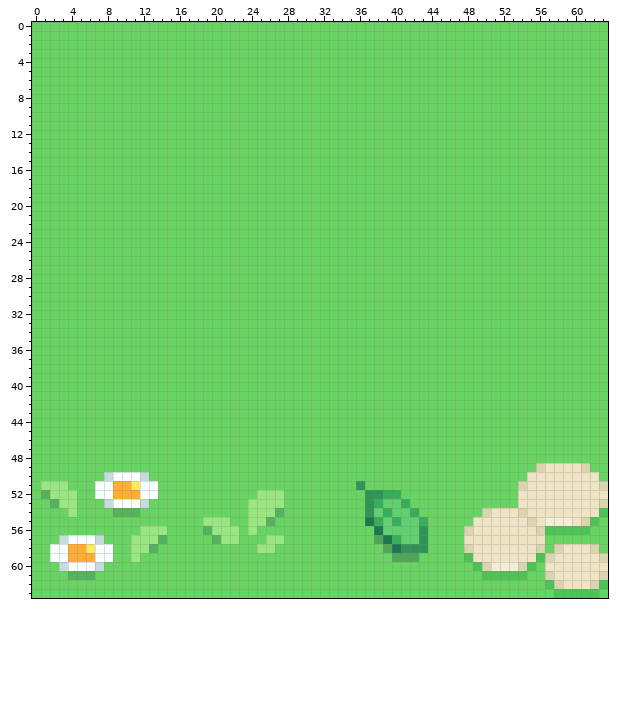
Pixel-art sprite -- PixelFantasy/Assets/Art/Tilesets/PixelKingdom/Grass.png. The first picture shows the starting point.
The file is 64x64 pixels.
Now the later version:
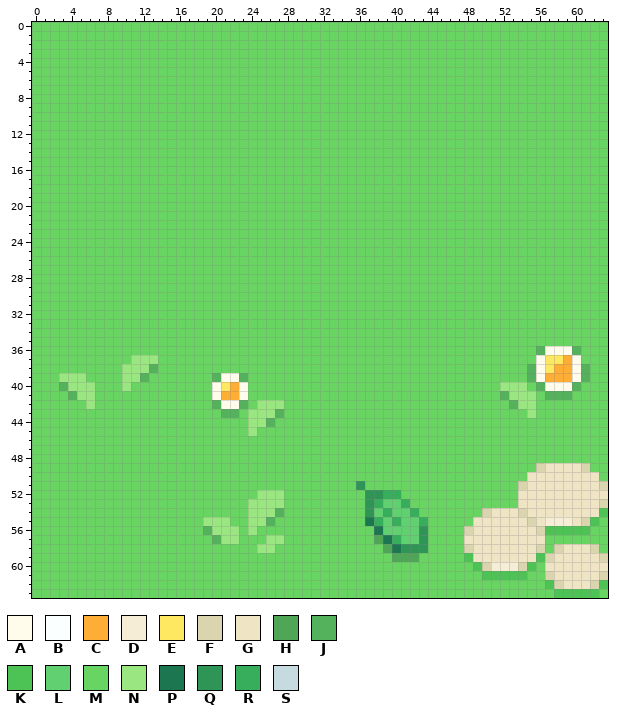
Palette (. is transparent): A #fffcec  B #faffff  C #feae34  D #f5edd6  E #fee761  F #dbd5af  G #efe5c4  H #4ea656  J #53b25b  K #4cc354  L #61d070  M #68d462  N #9ae782  P #1c7750  Q #2e9556  R #36ae5c  S #c5dbe0
Log entry: Improved the grass art and the alone mountain tile art
The edit:
{"y":36,"x":56,"old":"MMMMM","new":"JAAAJ"}
{"y":37,"x":11,"old":"MMM","new":"NNN"}
{"y":37,"x":56,"old":"MMMMM","new":"AEECA"}
{"y":38,"x":10,"old":"MMMM","new":"NNNJ"}
{"y":38,"x":55,"old":"MMMMMMM","new":"JAECCAJ"}
{"y":39,"x":3,"old":"MMM","new":"NNN"}
{"y":39,"x":10,"old":"MMM","new":"NNJ"}
{"y":39,"x":20,"old":"MMMM","new":"JAAJ"}
{"y":39,"x":55,"old":"MMMMMMM","new":"JACCCAJ"}
{"y":40,"x":3,"old":"MMMM","new":"JNNN"}
{"y":40,"x":10,"old":"M","new":"N"}
{"y":40,"x":20,"old":"MMMM","new":"AECA"}
{"y":40,"x":52,"old":"MMM","new":"NNN"}
{"y":40,"x":56,"old":"MMMMM","new":"JAAAJ"}
{"y":41,"x":4,"old":"MMM","new":"JNN"}
{"y":41,"x":20,"old":"MMMM","new":"ACCA"}
{"y":41,"x":52,"old":"MMMM","new":"JNNN"}
{"y":41,"x":57,"old":"MMM","new":"JJJ"}
{"y":42,"x":6,"old":"M","new":"N"}
{"y":42,"x":20,"old":"MMMM","new":"JAAJ"}
{"y":42,"x":25,"old":"MMM","new":"NNN"}
{"y":42,"x":53,"old":"MMM","new":"JNN"}
{"y":43,"x":21,"old":"MM","new":"JJ"}
{"y":43,"x":24,"old":"MMMM","new":"NNNJ"}
{"y":43,"x":55,"old":"M","new":"N"}
{"y":44,"x":24,"old":"MMM","new":"NNJ"}
{"y":45,"x":24,"old":"M","new":"N"}
{"y":50,"x":8,"old":"SBBBS","new":"MMMMM"}
{"y":51,"x":1,"old":"NNN","new":"MMM"}
{"y":51,"x":7,"old":"BBCCEBB","new":"MMMMMMM"}
{"y":52,"x":1,"old":"JNNN","new":"MMMM"}
{"y":52,"x":7,"old":"BBCCCBB","new":"MMMMMMM"}
{"y":53,"x":2,"old":"JNN","new":"MMM"}
{"y":53,"x":8,"old":"SBBBS","new":"MMMMM"}
{"y":54,"x":4,"old":"N","new":"M"}
{"y":54,"x":9,"old":"JJJ","new":"MMM"}
{"y":56,"x":12,"old":"NNN","new":"MMM"}
{"y":57,"x":3,"old":"SBBBS","new":"MMMMM"}
{"y":57,"x":11,"old":"NNNJ","new":"MMMM"}
{"y":58,"x":2,"old":"BBCCEBB","new":"MMMMMMM"}
{"y":58,"x":11,"old":"NNJ","new":"MMM"}
{"y":59,"x":2,"old":"BBCCCBB","new":"MMMMMMM"}
{"y":59,"x":11,"old":"N","new":"M"}
{"y":60,"x":3,"old":"SBBBS","new":"MMMMM"}
{"y":61,"x":4,"old":"JJJ","new":"MMM"}
